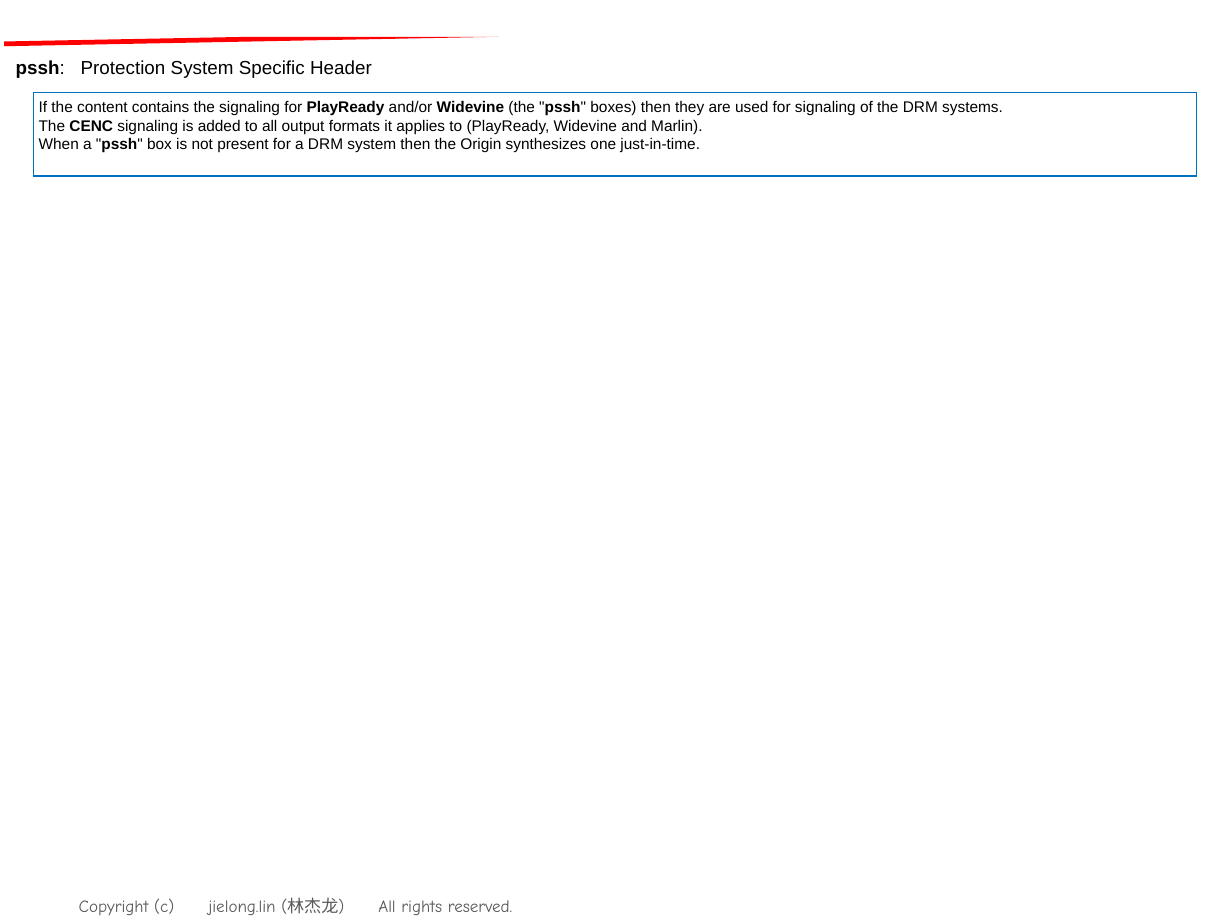
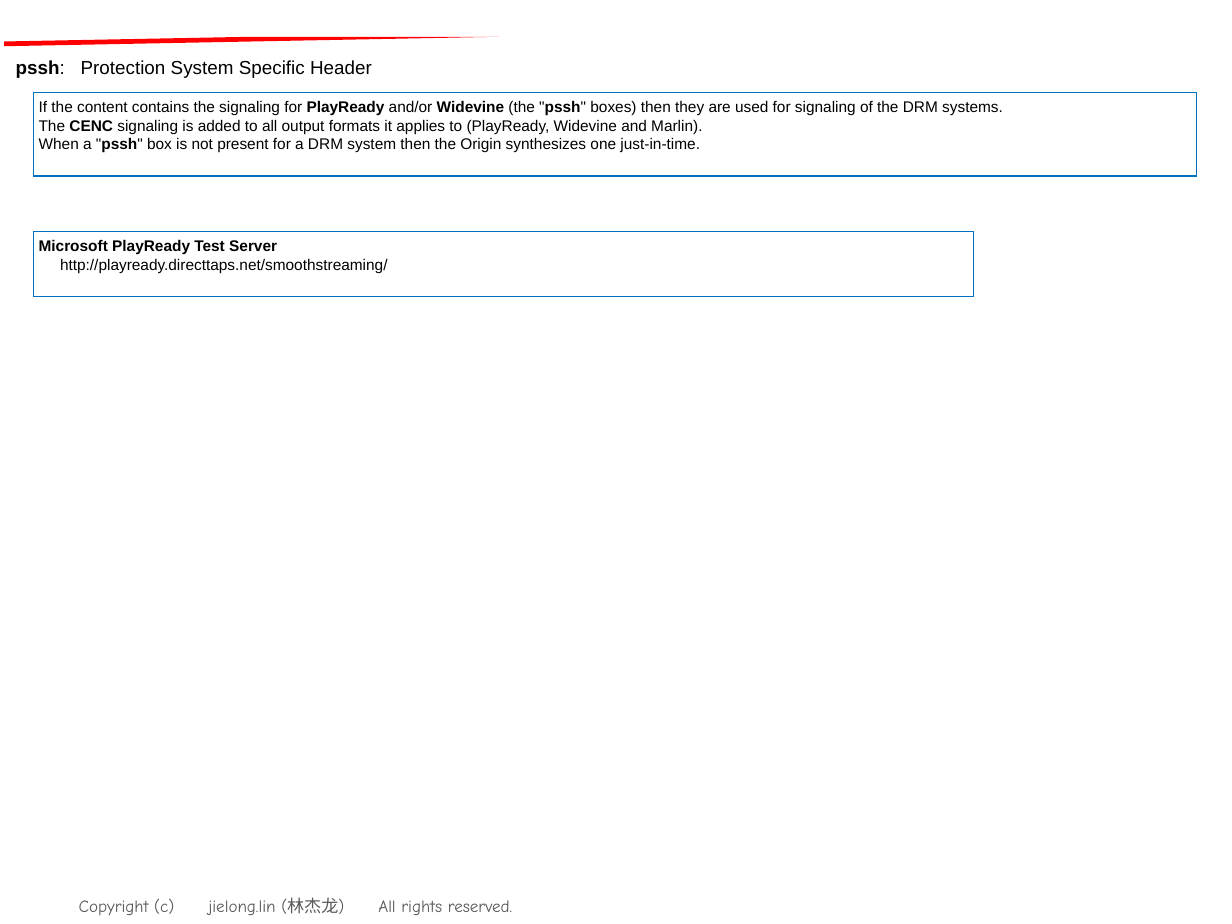
Before and after one commit to qq1624646454/philipstv_tpv, a slide deck: slide 5 of Drm_Mechanism.ppt. Drawn at 1232x924 pixels with LibreOffice and Linux fonts; fonts in the diff are those of the drawing; background and template pictures are left out. Boxes give left, top, right and bottom in pixels: in the first picture for what was removed or moved away, otherwise in the second. Text is boxed around its words. In the diff, an @@ line names an element or a change of style, - is before the commit and + after.

```diff
--- a/Drm_Mechanism.ppt
+++ b/Drm_Mechanism.ppt
@@ rectangle added at box(33, 232, 973, 297), fill #FFFFFF, outline #0070C0 0.74 pt, 9 pt, text #000000 @@
+Microsoft PlayReady Test Server
+http://playready.directtaps.net/smoothstreaming/
```
Also in this commit, not shown: 3 other slides changed, 4 slides added.
